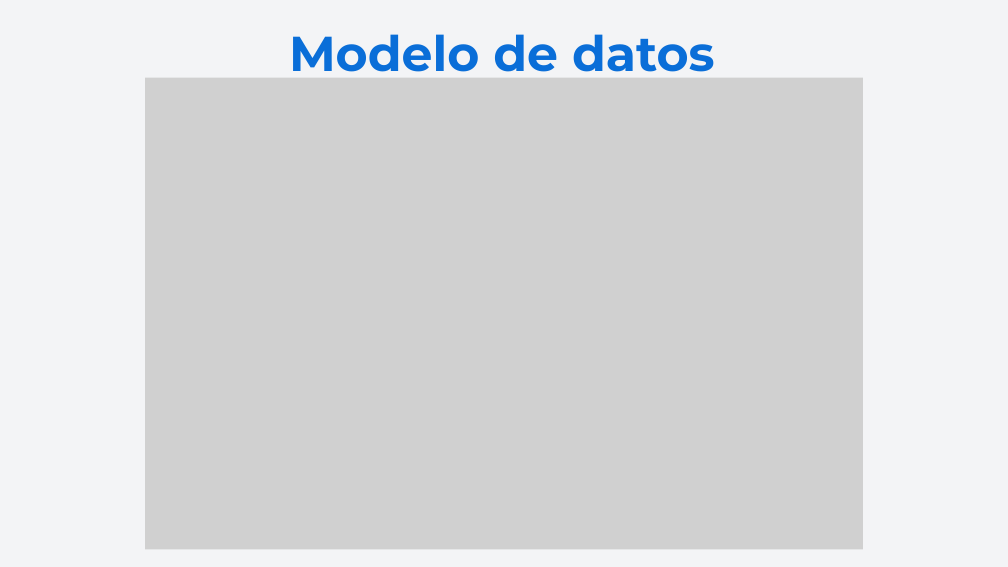
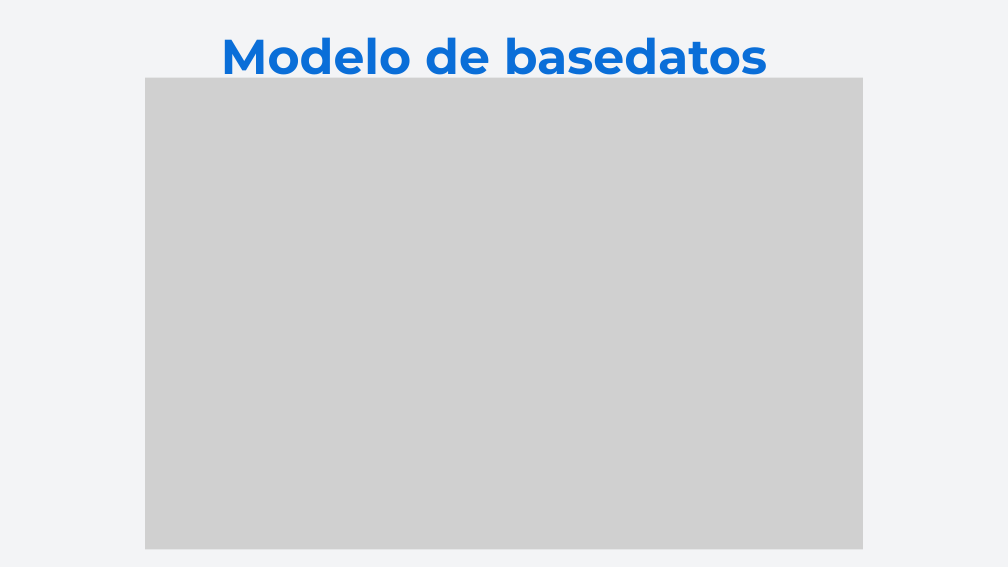
Before and after one commit to Wachitugo/Capstone, a slide deck: slide 13 of Fase 3/Presentación final.pptx. Drawn at 1008x567 pixels with LibreOffice and Linux fonts; fonts in the diff are those of the drawing; grey boxes stand for pictures. Boxes give left, top, right and bottom in pixels: in the first picture for what was removed or moved away, otherwise in the second. Text is boxed around its words. In the diff, an @@ line names an element or a change of style, - is before the commit and + after.

```diff
--- a/Fase 3/Presentación final.pptx
+++ b/Fase 3/Presentación final.pptx
@@ text at bbox=[221, 37, 767, 75]: text changed @@
-Modelo de datos
+Modelo de basedatos
```
Also in this commit, not shown: 2 other slides changed, 1 other file.
